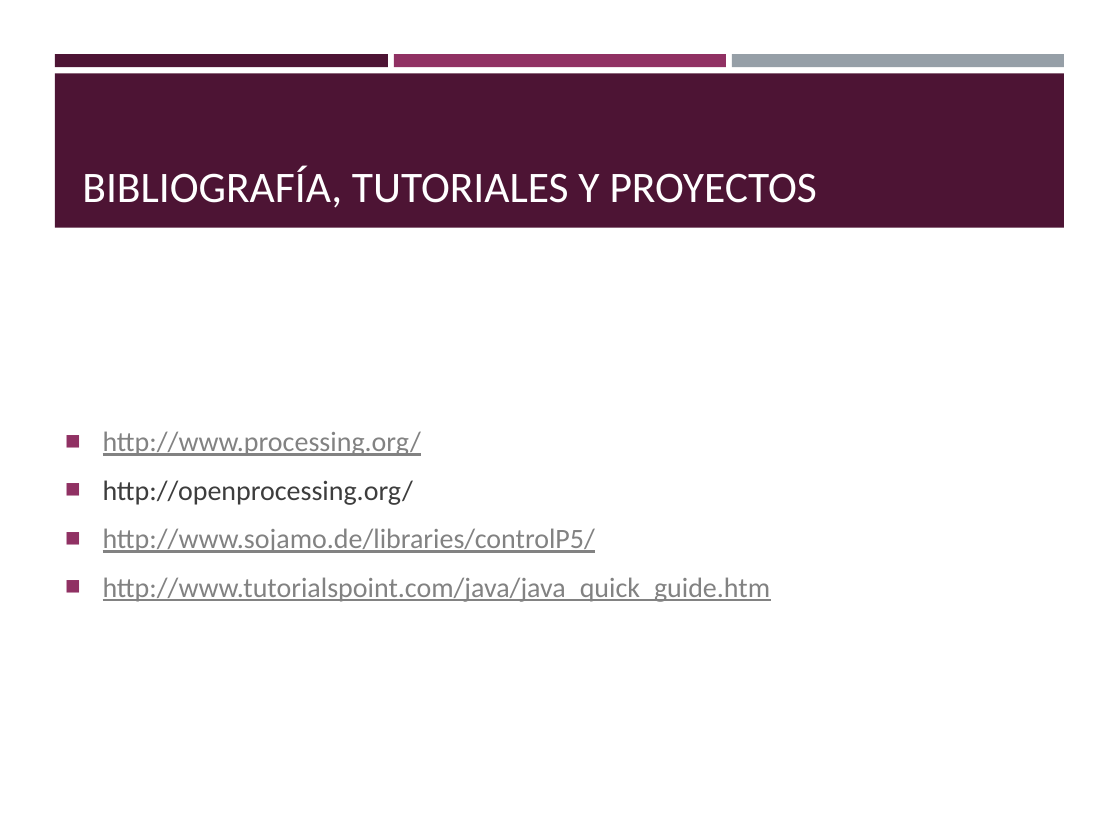
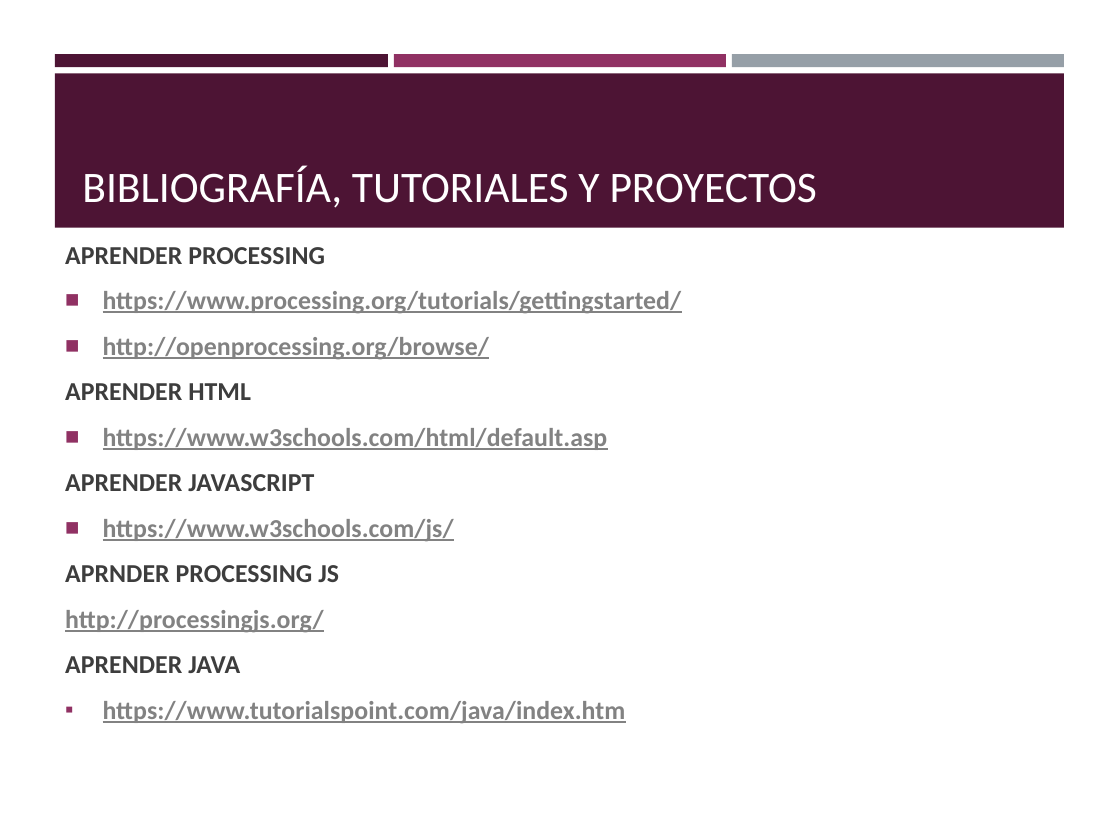
Before and after one commit to Avidabits/electroartistas, a slide deck: slide 13 of TallerProcessing/Introducción mínima a Processing.pptx (slide 12 before the commit). Drawn at 1120x840 pixels with LibreOffice and Linux fonts; fonts in the diff are those of the drawing. Boxes give left, top, right and bottom in pixels: in the first picture for what was removed or moved away, otherwise in the second. Text is boxed around its words. In the diff, an @@ line names an element or a change of style, - is before the commit and + after.

```diff
--- a/TallerProcessing/Introducción mínima a Processing.pptx
+++ b/TallerProcessing/Introducción mínima a Processing.pptx
@@ text at [65, 291, 682, 724]: text changed; size 18 to 16.6 pt; bold on @@
-■ http://www.processing.org/
-■ http://openprocessing.org/
-■ http://www.sojamo.de/libraries/controlP5/
-■ http://www.tutorialspoint.com/java/java_quick_guide.htm
+APRENDER PROCESSING
+■ https://www.processing.org/tutorials/gettingstarted/
+■ http://openprocessing.org/browse/
+APRENDER HTML
+■ https://www.w3schools.com/html/default.asp
+APRENDER JAVASCRIPT
+■ https://www.w3schools.com/js/
+APRNDER PROCESSING JS
+http://processingjs.org/
+APRENDER JAVA
+▪ https://www.tutorialspoint.com/java/index.htm
```
Also in this commit, not shown: 8 other slides changed, 5 slides added, 4 other files.
